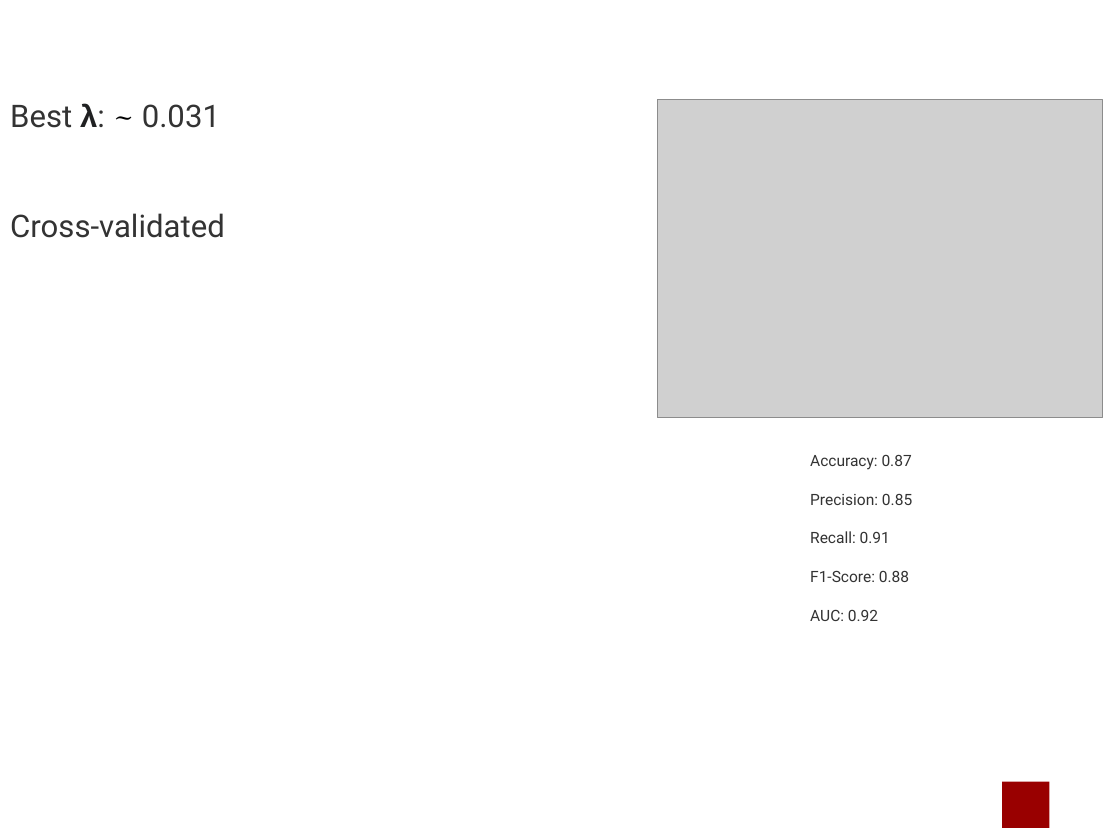
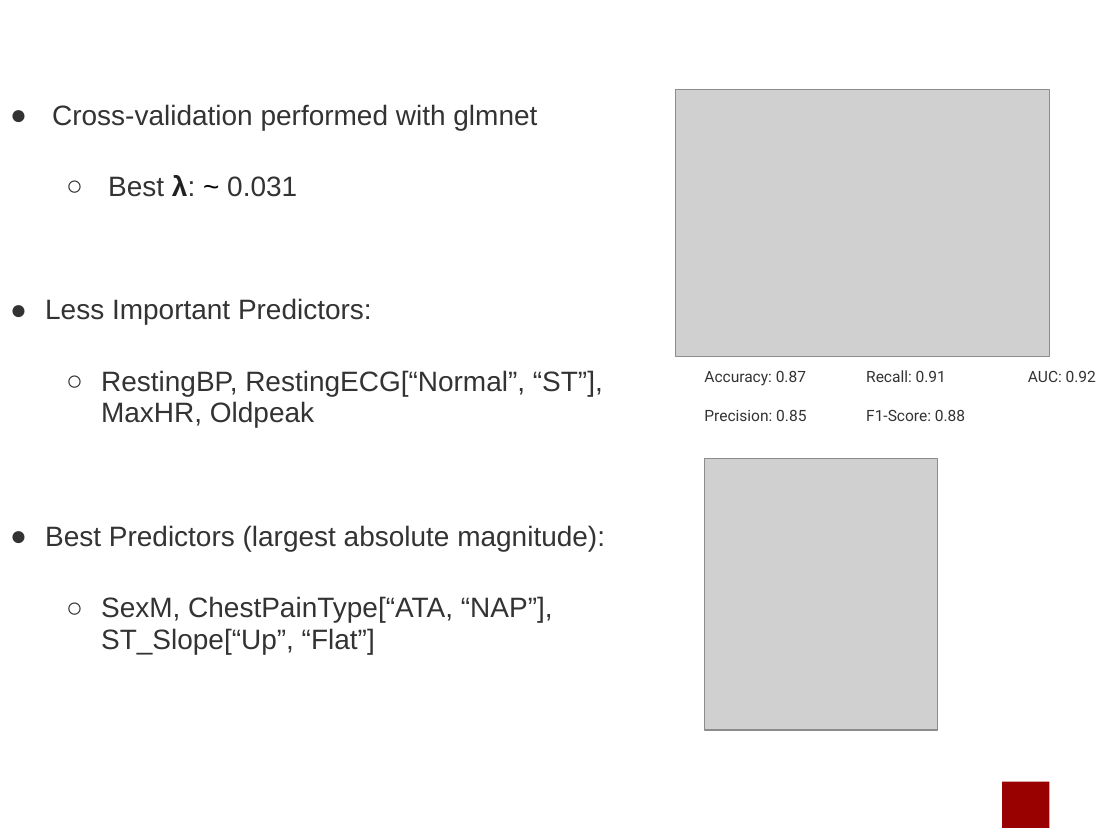
Before and after one commit to marcouderzo/CoronaryHeartDisease-Prediction, a slide deck: slide 16 of slides.pptx. Drawn at 1120x840 pixels with LibreOffice and Linux fonts; fonts in the diff are those of the drawing; grey boxes stand for pictures; background and template pictures are left out. Boxes give left, top, right and bottom in pixels: in the first picture for what was removed or moved away, otherwise in the second. Text is boxed around its words. In the diff, an @@ line names an element or a change of style, - is before the commit and + after.

```diff
--- a/slides.pptx
+++ b/slides.pptx
@@ text at <box>52,104,537,130</box>: paragraph added @@
+● Cross-validation performed with glmnet
@@ picture: place and size @@
-picture at <box>657,100,1102,418</box>
+picture at <box>675,90,1049,356</box>
@@ text at <box>108,175,297,197</box>: size 20 to 18 pt in "Best λ: ~ 0.031"; font Roboto to Arial in "Best λ: 0.031"; font Cambria to Arial in "~"; bullet none to ○; list level 1 to 2 in "Best λ: ~ 0.031" @@
@@ text at <box>45,298,605,654</box>: text changed; size 20 to 18 pt; font Roboto to Arial @@
-Cross-validated
+● Less Important Predictors:
+  ○ RestingBP, RestingECG[“Normal”, “ST”], MaxHR, Oldpeak
+● Best Predictors (largest absolute magnitude):
+  ○ SexM, ChestPainType[“ATA, “NAP”], ST_Slope[“Up”, “Flat”]
@@ text "Accuracy: 0.87": place and size @@
-text "Accuracy: 0.87" at <box>810,455,912,621</box>
+text "Accuracy: 0.87" at <box>704,371,1096,421</box>
@@ text "Accuracy: 0.87" at <box>704,371,1096,421</box>: columns 1 to 3 @@
@@ picture added at <box>704,458,937,730</box> @@
```
Also in this commit, not shown: 11 other slides changed, 2 slides added, 2 other files.
